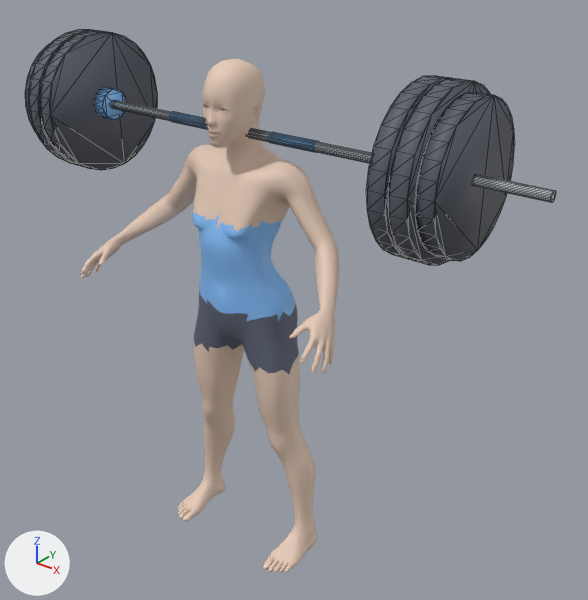
A saved change to the glTF model public/models/press.glb.
Rendered twice from a 50 mm camera at (1.59, -1.78, 2.06) aimed at (0.11, 0.08, 0.91). Arrows for +X, +Y and +Z are at lower left; the lights stay in place. The first picture is the older version. Mesh edges are drawn as thin lines on the coarser meshes. Vertices at exactly the same position are counted once.

Objects in the first picture: 'Human', 'bar'.
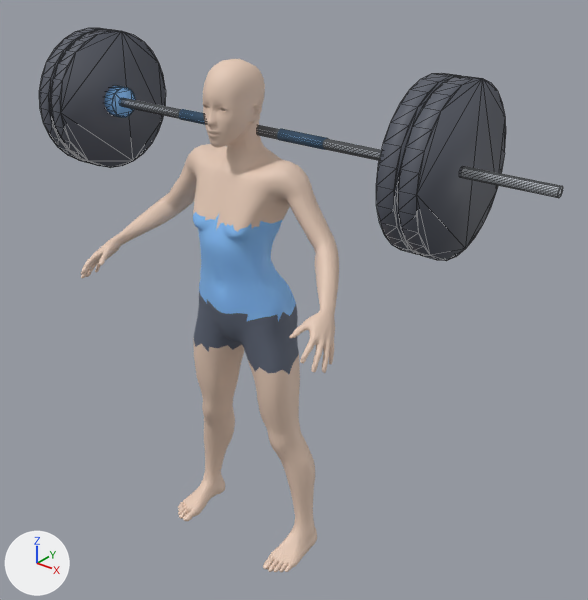
Scene script edits in JSON lines:
```json
{"block": "me_cylinder_022", "where": "# used by ob_bar; location = (0.0, 0.0, 0.0)"}
{"op": "remove", "block": "me_cylinder_022", "code": "me_cylinder_022.from_pydata(...)  # 512 vertices, 980 faces; spans x -0.95..0.95, y -0.26..0.19, z 1.24..1.69"}
{"op": "add", "block": "me_cylinder_022", "code": "me_cylinder_022.from_pydata(...)  # 400 vertices, 764 faces; spans x -0.95..0.95, y -0.22..0.23, z 1.24..1.69"}
{"block": "me_cylinder_022", "change": "me_cylinder_022 part 1: the loose piece of 48 vertices spanning x -0.95..0.95, y -0.05..-0.02, z 1.45..1.48 is moved by (0.0, 0.04, 0.0)"}
{"block": "me_cylinder_022", "change": "me_cylinder_022 part 2: the loose piece of 32 vertices spanning x 0.12..0.28, y -0.05..-0.02, z 1.45..1.48 is moved by (0.0, 0.04, 0.0)"}
{"block": "me_cylinder_022", "change": "me_cylinder_022 part 3: the loose piece of 32 vertices spanning x -0.28..-0.12, y -0.05..-0.02, z 1.45..1.48 is moved by (0.0, 0.04, 0.0)"}
{"block": "me_cylinder_022", "change": "me_cylinder_022 part 4: the loose piece of 56 vertices spanning x 0.59..0.65, y -0.26..0.19, z 1.24..1.69 is moved by (0.0, 0.04, 0.0)"}
{"block": "me_cylinder_022", "change": "me_cylinder_022 part 5: the loose piece of 56 vertices spanning x 0.65..0.71, y -0.26..0.19, z 1.24..1.69 is moved by (0.0, 0.04, 0.0)"}
{"block": "me_cylinder_022", "change": "me_cylinder_022 part 6: the loose piece of 56 vertices spanning x -0.65..-0.59, y -0.26..0.19, z 1.24..1.69 is moved by (0.0, 0.04, 0.0)"}
{"block": "me_cylinder_022", "change": "me_cylinder_022 part 7: the loose piece of 56 vertices spanning x -0.71..-0.65, y -0.26..0.19, z 1.24..1.69 is moved by (0.0, 0.04, 0.0)"}
{"block": "me_cylinder_022", "change": "me_cylinder_022 part 8: the loose piece of 56 vertices spanning x 0.71..0.76, y -0.23..0.17, z 1.26..1.66 is deleted"}
{"block": "me_cylinder_022", "change": "me_cylinder_022 part 9: the loose piece of 56 vertices spanning x -0.76..-0.71, y -0.23..0.17, z 1.26..1.66 is deleted"}
{"block": "me_cylinder_022", "change": "me_cylinder_022 part 10"}
{"block": "me_cylinder_022", "change": "56 vertices are removed from x -0.6..0.6, y -0.08..0.02, z 1.41..1.51"}
{"block": "me_cylinder_022", "change": "120 faces are deleted"}
{"block": "me_cylinder_022", "change": "44 vertices are added at x -0.6..0.6, y -0.04..0.06, z 1.41..1.51"}
{"block": "me_cylinder_022", "change": "6 new vertices lie (0.04, 0.0, 0.0) away from vertices in x -0.6..0.56, y 0.02..0.04, z 1.42..1.51"}
{"block": "me_cylinder_022", "change": "6 new vertices lie (0.04, 0.0, 0.0) away from vertices in x -0.6..0.56, y -0.04..0.05, z 1.44..1.48"}
{"block": "me_cylinder_022", "change": "120 new faces join them, mat_bar_accent (blue #88c4ff)"}
```

Location of each change, (x1, y1, x2, y2) in pixels of the pictures (588 x 600 px; the box of a moved part takes in the faces that stretch with it):
```json
{"object": "bar", "change": "reshaped", "before": [25, 29, 556, 265], "after": [39, 28, 563, 261]}
{"part": 1, "of": "me_cylinder_022", "change": "moved or reshaped", "before": [112, 100, 556, 202], "after": [121, 98, 563, 198]}
{"part": 2, "of": "me_cylinder_022", "change": "moved or reshaped", "before": [268, 132, 319, 153], "after": [277, 129, 328, 149]}
{"part": 3, "of": "me_cylinder_022", "change": "moved or reshaped", "before": [169, 112, 206, 129], "after": [179, 109, 205, 124]}
{"part": 4, "of": "me_cylinder_022", "change": "moved or reshaped", "before": [367, 75, 453, 259], "after": [376, 73, 460, 255]}
{"part": 5, "of": "me_cylinder_022", "change": "moved or reshaped", "before": [388, 78, 490, 265], "after": [398, 76, 506, 261]}
{"part": 6, "of": "me_cylinder_022", "change": "moved or reshaped", "before": [40, 31, 157, 170], "after": [51, 30, 166, 168]}
{"part": 7, "of": "me_cylinder_022", "change": "moved or reshaped", "before": [29, 29, 99, 165], "after": [39, 28, 110, 163]}
{"part": 8, "of": "me_cylinder_022", "change": "deleted", "before": [415, 92, 515, 261]}
{"part": 9, "of": "me_cylinder_022", "change": "deleted", "before": [25, 43, 51, 134]}
{"part": 10, "of": "me_cylinder_022", "change": "moved or reshaped", "before": [95, 88, 126, 120], "after": [105, 86, 136, 117]}
```
